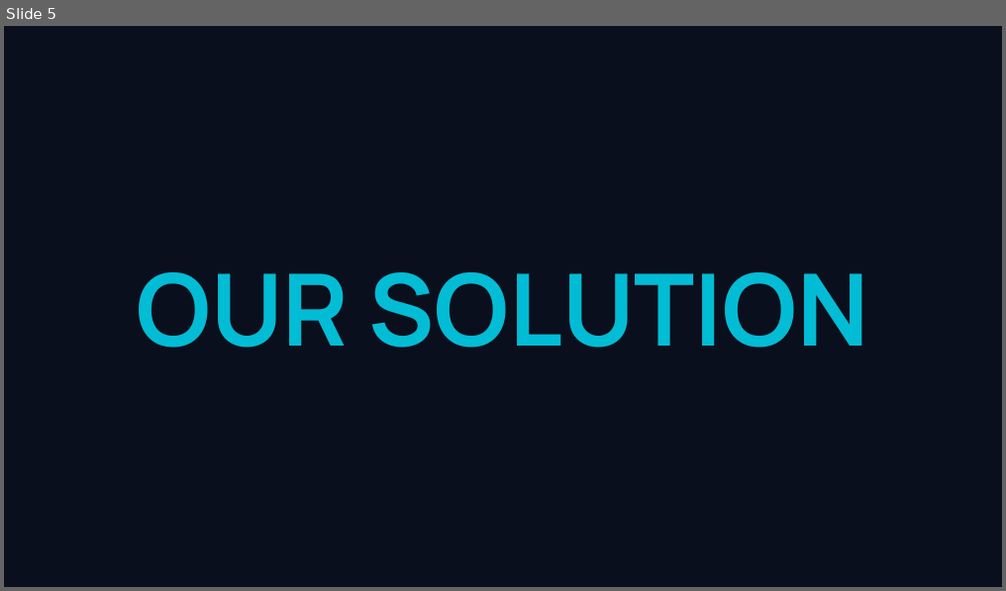
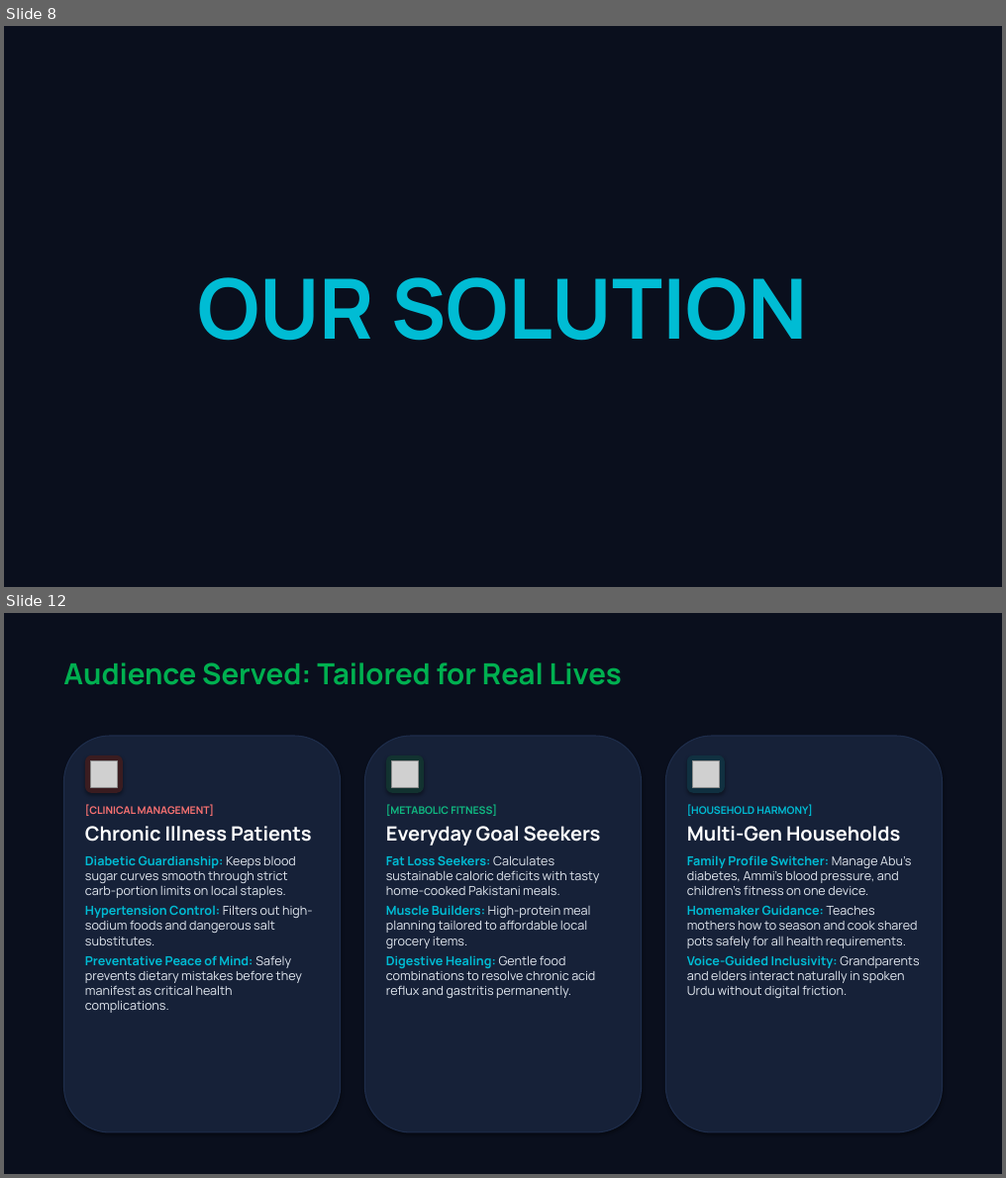
Before and after one commit to m-Affan55/NutriSense, a slide deck: docs/NutriSense_Hackathon_Presentation.pptx. Shown one above the other, each under a label of ours: slide 5 before the commit, slides 8 and 12 after it; the slides between them are not shown. The pictures are 1006x591 and 1006x1178 pixels, drawn with LibreOffice and Linux fonts; fonts in the diff are those of the drawing; grey boxes stand for pictures. Boxes give left, top, right and bottom in pixels: in the first picture for what was removed or moved away, otherwise in the second. Text is boxed around its words. In the diff, an @@ line names an element or a change of style, - is before the commit and + after.

```diff
--- a/docs/NutriSense_Hackathon_Presentation.pptx
+++ b/docs/NutriSense_Hackathon_Presentation.pptx
@@ slide 12 added at [4, 613, 1002, 1174], background #FFFFFF @@
@@ rectangle added at [4, 613, 1002, 1174], fill #0A0F1D @@
@@ text added at [63, 663, 622, 685], 28 pt, text #00B050, bold @@
+Audience Served: Tailored for Real Lives
@@ rounded rectangle added at [63, 736, 341, 1133], fill #162138, outline #1E2D4B 1 pt @@
@@ rounded rectangle added at [85, 756, 122, 792], fill #3A1C20 @@
@@ rounded rectangle added at [364, 736, 642, 1133], fill #162138, outline #1E2D4B 1 pt @@
@@ rounded rectangle added at [386, 756, 423, 792], fill #123230 @@
@@ rounded rectangle added at [665, 736, 943, 1133], fill #162138, outline #1E2D4B 1 pt @@
@@ rounded rectangle added at [687, 756, 725, 792], fill #103040 @@
@@ picture added at [91, 761, 117, 787] @@
@@ picture added at [392, 761, 418, 787] @@
@@ picture added at [693, 761, 719, 787] @@
@@ text added at [85, 805, 313, 1013], 12 pt, text #E2E8F0 @@
+[CLINICAL MANAGEMENT]
+Chronic Illness Patients
+Diabetic Guardianship: Keeps blood sugar curves smooth through strict carb-portion limits on local staples.
+Hypertension Control: Filters out high-sodium foods and dangerous salt substitutes.
+Preventative Peace of Mind: Safely prevents dietary mistakes before they manifest as critical health complications.
@@ text added at [386, 805, 601, 998], 12 pt, text #E2E8F0 @@
+[METABOLIC FITNESS]
+Everyday Goal Seekers
+Fat Loss Seekers: Calculates sustainable caloric deficits with tasty home-cooked Pakistani meals.
+Muscle Builders: High-protein meal planning tailored to affordable local grocery items.
+Digestive Healing: Gentle food combinations to resolve chronic acid reflux and gastritis permanently.
@@ text added at [687, 805, 919, 998], 12 pt, text #E2E8F0 @@
+[HOUSEHOLD HARMONY]
+Multi-Gen Households
+Family Profile Switcher: Manage Abu's diabetes, Ammi's blood pressure, and children's fitness on one device.
+Homemaker Guidance: Teaches mothers how to season and cook shared pots safely for all health requirements.
+Voice-Guided Inclusivity: Grandparents and elders interact naturally in spoken Urdu without digital friction.
@@ what was slide 5 is now slide 8 @@
@@ slide 8 changed as well @@
@@ text "OUR SOLUTION": place and size @@
-text "OUR SOLUTION" at [137, 273, 869, 348]
+text "OUR SOLUTION" at [197, 277, 808, 341]
@@ text "OUR SOLUTION" at [197, 277, 808, 341]: size 96 to 80 pt; more space between paragraphs @@
```
Also in this commit, not shown: 4 other slides changed, 18 other slides added, 11 slides removed, 6 other files.
